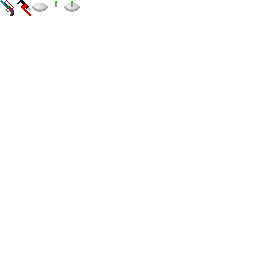
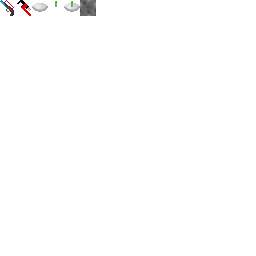
Layered file, before and after one edit (256px x 256px). Changes by layer:
added layer "Pasted Layer #5" above "Pasted Layer #4" over <box>80,0,96,16</box>
